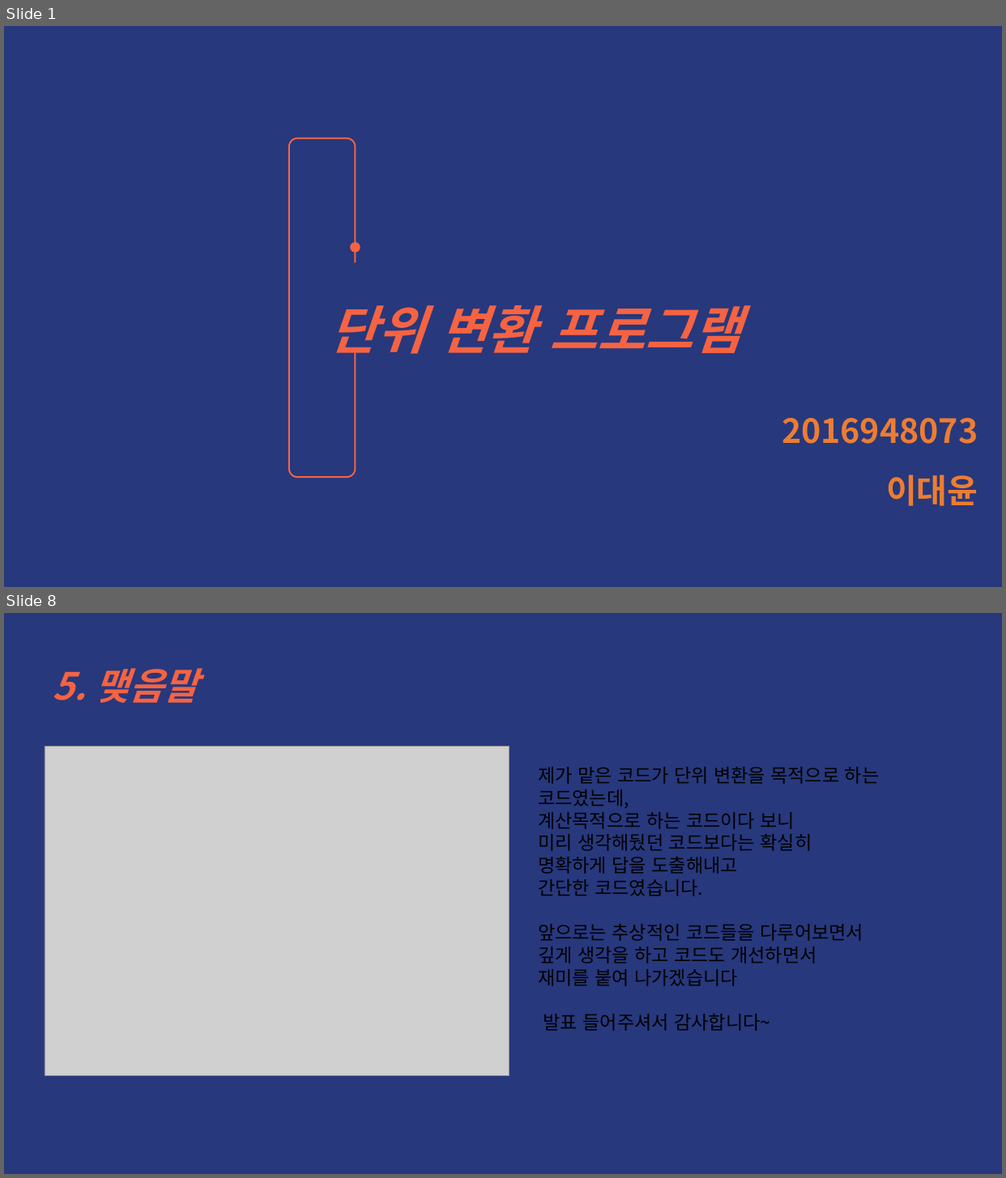
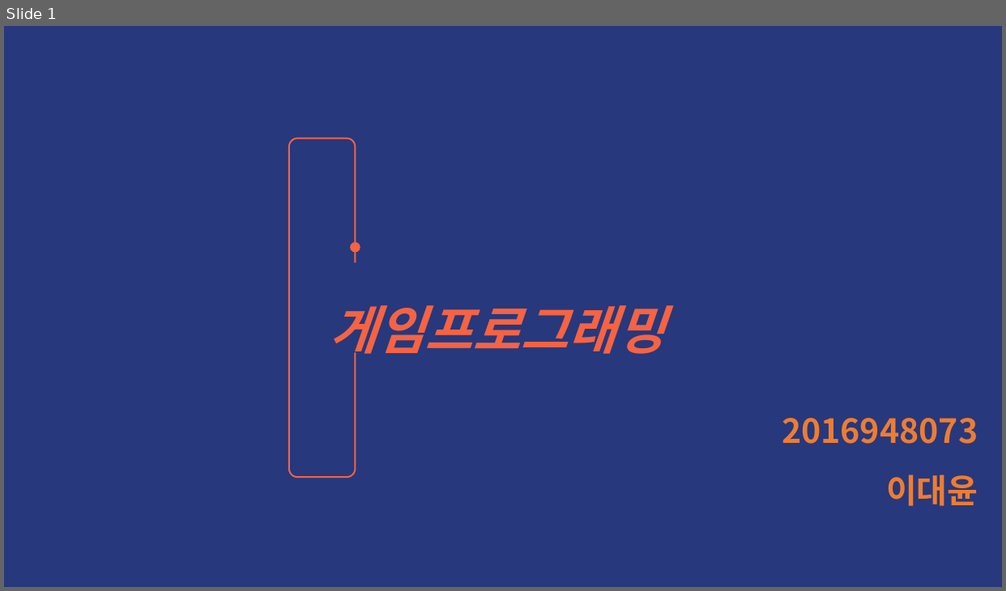
Before and after one commit to LeeDaeYun0313/gameprogramming, a slide deck: 2016948073 (이대윤).pptx. Shown one above the other, each under a label of ours: slides 1 and 8 before the commit, slide 1 after it; the slides between them are not shown. The pictures are 1006x1178 and 1006x591 pixels, drawn with LibreOffice and Linux fonts; fonts in the diff are those of the drawing; grey boxes stand for pictures. Boxes give left, top, right and bottom in pixels: in the first picture for what was removed or moved away, otherwise in the second. Text is boxed around its words. In the diff, an @@ line names an element or a change of style, - is before the commit and + after.

Commit message:
12월7일 발표 ppt
유니티게임

```diff
--- a/2016948073 (이대윤).pptx
+++ b/2016948073 (이대윤).pptx
@@ slide 8 removed at (x1=4, y1=613, x2=1002, y2=1174), background #27387D @@
@@ text removed at (x1=52, y1=668, x2=198, y2=703) @@
-5. 맺음말
@@ picture removed at (x1=44, y1=747, x2=509, y2=1076) @@
@@ text removed at (x1=538, y1=767, x2=880, y2=1031) @@
-제가 맡은 코드가 단위 변환을 목적으로 하는 코드였는데,
-계산목적으로 하는 코드이다 보니
-미리 생각해뒀던 코드보다는 확실히
-명확하게 답을 도출해내고
-간단한 코드였습니다.
-앞으로는 추상적인 코드들을 다루어보면서
-깊게 생각을 하고 코드도 개선하면서
-재미를 붙여 나가겠습니다
-발표 들어주셔서 감사합니다~
@@ slide 1 changed as well @@
@@ text at (x1=330, y1=305, x2=664, y2=363): text changed @@
-단위 변환 프로그램
+게임프로그래밍
```
Also in this commit, not shown: 1 other slide changed, 7 slides added, 6 other slides removed.
